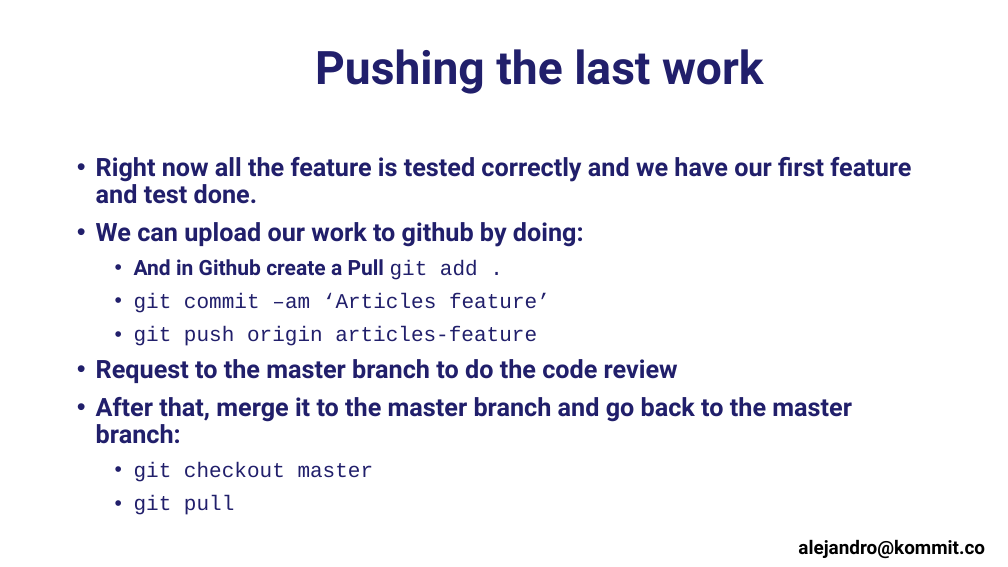
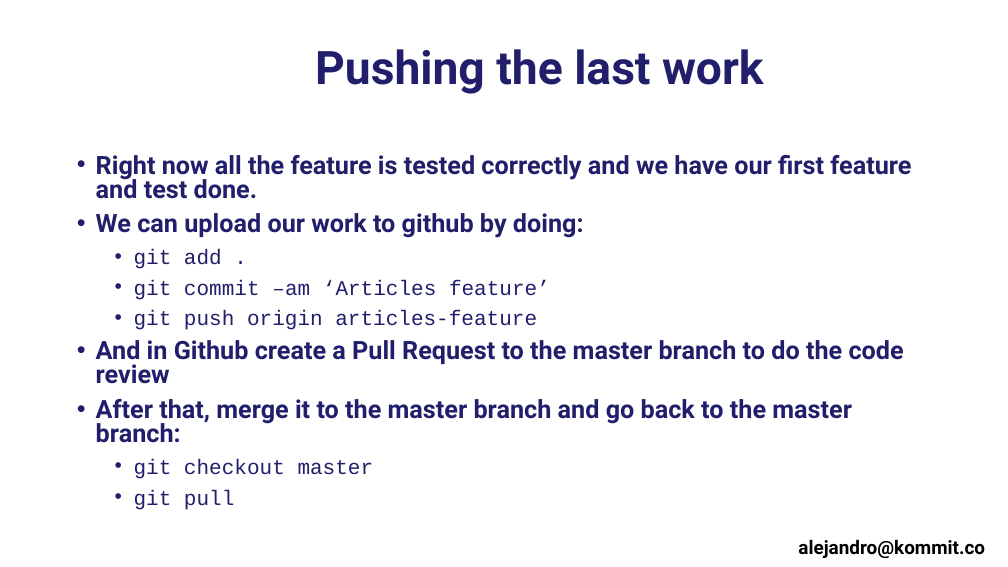
Before and after one commit to alejandrotoro/RubyOnRailsCourse, a slide deck: slide 24 of Section 3 - BDD.pptx. Drawn at 1008x567 pixels with LibreOffice and Linux fonts; fonts in the diff are those of the drawing; background and template pictures are left out. Boxes give left, top, right and bottom in pixels: in the first picture for what was removed or moved away, otherwise in the second. Text is boxed around its words. In the diff, an @@ line names an element or a change of style, - is before the commit and + after.

Commit message:
Fix a typo

```diff
--- a/Section 3 - BDD.pptx
+++ b/Section 3 - BDD.pptx
@@ text at (96, 155, 911, 510): line spacing 0.9 to 0.8 @@
@@ text at (134, 249, 222, 269): text changed; font Roboto to Courier New; bold off @@
-    • And in Github create a Pull git add .
+    • git add .
@@ text at (96, 340, 904, 384): text changed @@
-  • Request to the master branch to do the code review
+  • And in Github create a Pull Request to the master branch to do the code review
```
